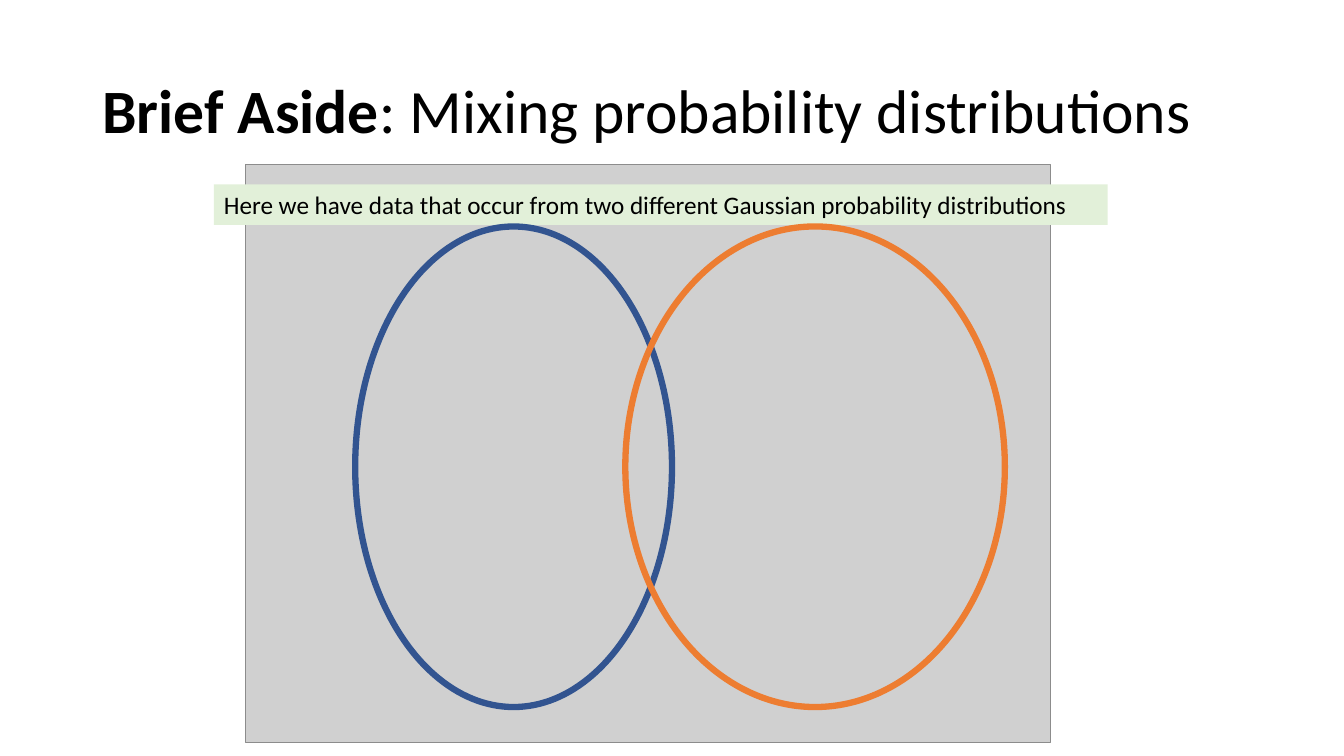
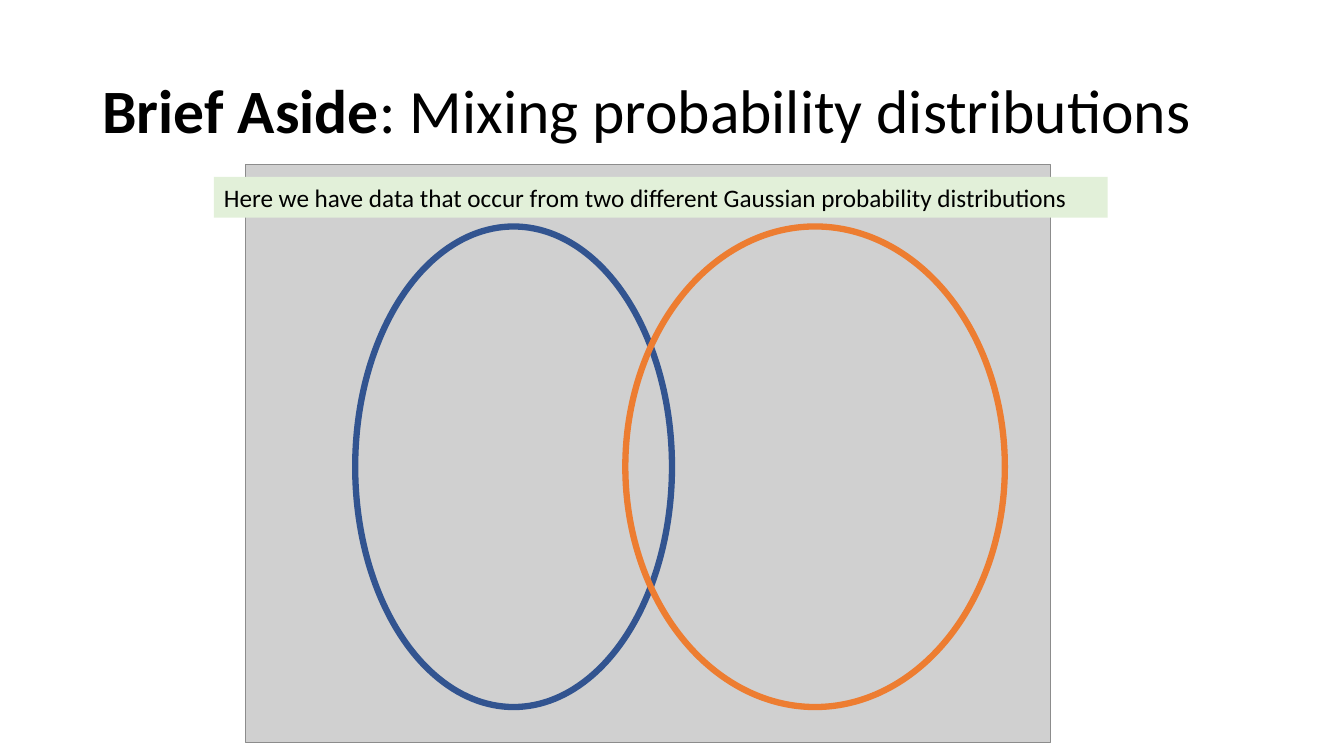
Before and after one commit to evanmadams/NAOC2020-Count-Data-Workshop, a slide deck: slide 20 of lessons/An Introduction to probability distributions.pptx. Drawn at 1344x756 pixels with LibreOffice and Linux fonts; fonts in the diff are those of the drawing; grey boxes stand for pictures. Boxes give left, top, right and bottom in pixels: in the first picture for what was removed or moved away, otherwise in the second. Text is boxed around its words. In the diff, an @@ line names an element or a change of style, - is before the commit and + after.

```diff
--- a/lessons/An Introduction to probability distributions.pptx
+++ b/lessons/An Introduction to probability distributions.pptx
@@ rectangle "Here we have data that ...": place and size @@
-rectangle "Here we have data that ..." at [214, 185, 1108, 225]
+rectangle "Here we have data that ..." at [214, 177, 1108, 218]
```
Also in this commit, not shown: 9 other slides changed, 2 other files.
